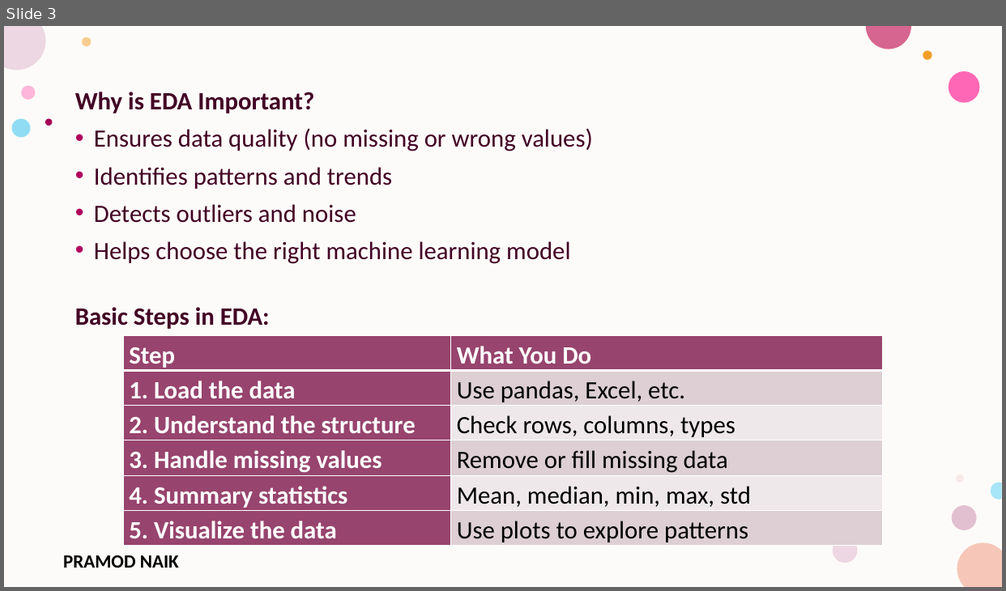
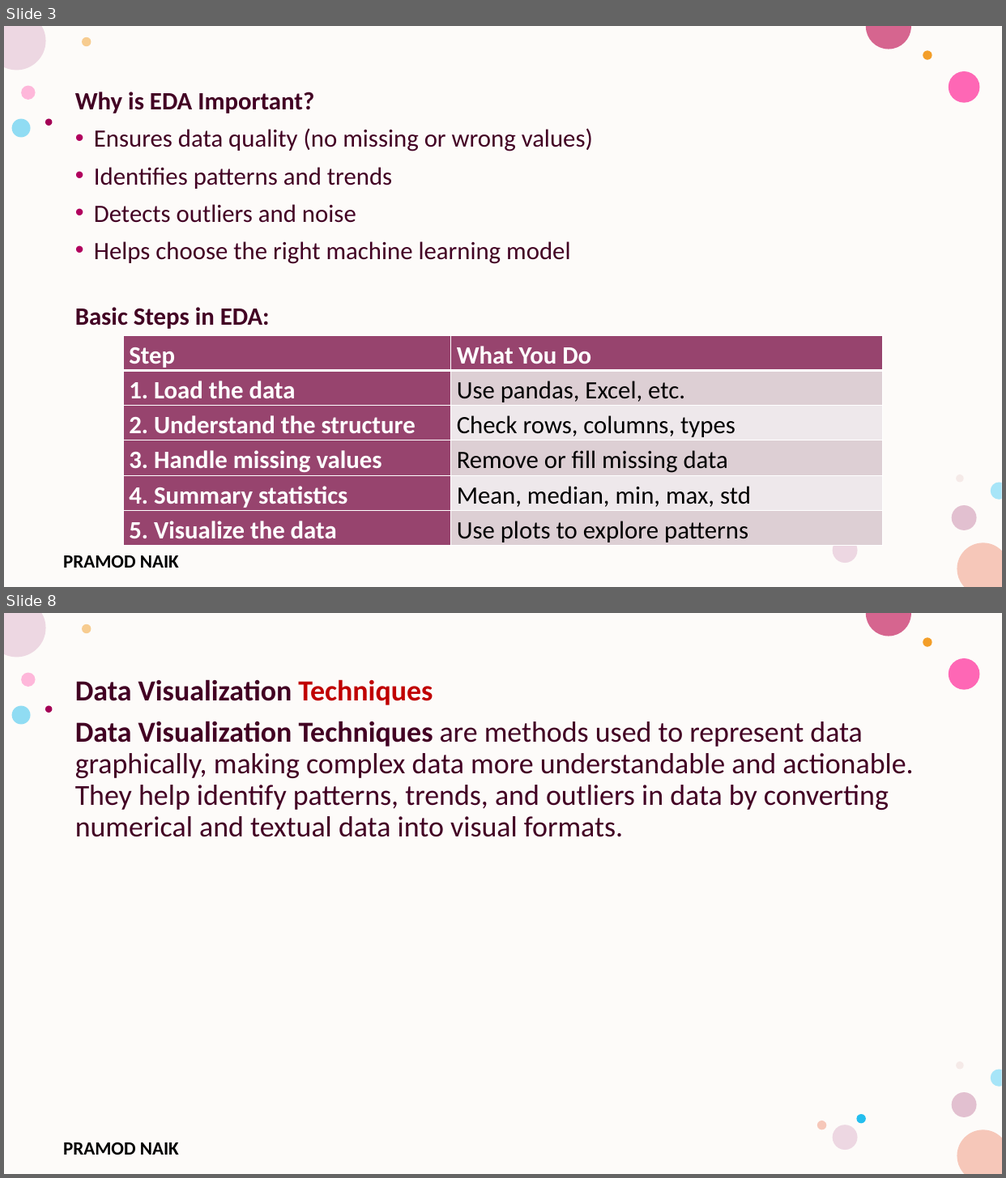
Before and after one commit to PRAMODNAIK-DEV/MCA-2nd-Sem-ML-Data-Analytics-Shridevi-College, a slide deck: Theory Class-Notes/Unit-5 Data Analytics and Real-World Applications.pptx. Shown one above the other, each under a label of ours: slide 3 before the commit, slides 3 and 8 after it; the slides between them are not shown. The pictures are 1006x591 and 1006x1178 pixels, drawn with LibreOffice and Linux fonts; fonts in the diff are those of the drawing; background and template pictures are left out. Boxes give left, top, right and bottom in pixels: in the first picture for what was removed or moved away, otherwise in the second. Text is boxed around its words. In the diff, an @@ line names an element or a change of style, - is before the commit and + after.

Commit message:
Completed Data Visualization.

```diff
--- a/Theory Class-Notes/Unit-5 Data Analytics and Real-World Applications.pptx
+++ b/Theory Class-Notes/Unit-5 Data Analytics and Real-World Applications.pptx
@@ slide 8 added at [4, 613, 1002, 1174], background #FFFFFF; not listed: 17 template elements that a slide beside it also shows @@
@@ text added at [75, 679, 913, 837], 28 pt, text #420023 @@
+Data Visualization Techniques
+Data Visualization Techniques are methods used to represent data graphically, making complex data more understandable and actionable. They help identify patterns, trends, and outliers in data by converting numerical and textual data into visual formats.
```
Also in this commit, not shown: 1 slide changed, 24 other slides added.
